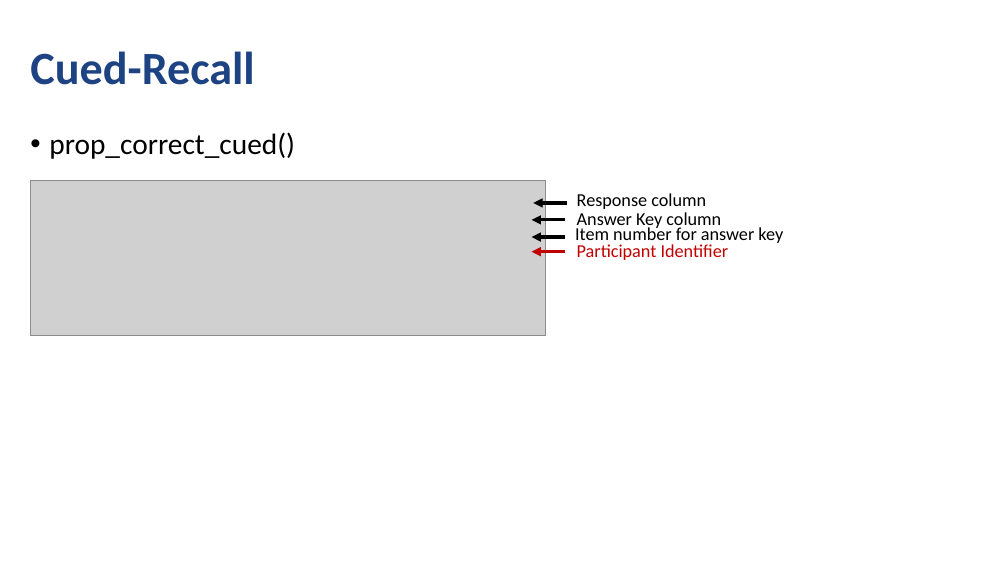
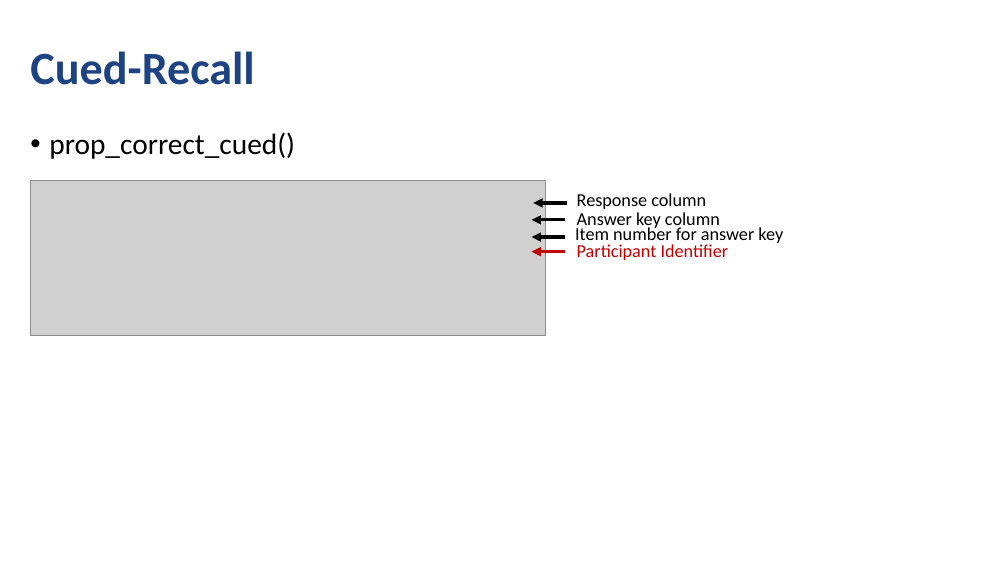
Before and after one commit to npm27/lrd-analysis, a slide deck: slide 7 of Presentations/SCiP 2020.pptx. Drawn at 1008x567 pixels with LibreOffice and Linux fonts; fonts in the diff are those of the drawing; grey boxes stand for pictures. Boxes give left, top, right and bottom in pixels: in the first picture for what was removed or moved away, otherwise in the second. Text is boxed around its words. In the diff, an @@ line names an element or a change of style, - is before the commit and + after.

```diff
--- a/Presentations/SCiP 2020.pptx
+++ b/Presentations/SCiP 2020.pptx
@@ text at [577,212,720,230]: text changed @@
-Answer Key column
+Answer key column
```
Also in this commit, not shown: 2 other slides changed, 2 slides added, 1 slide removed.
